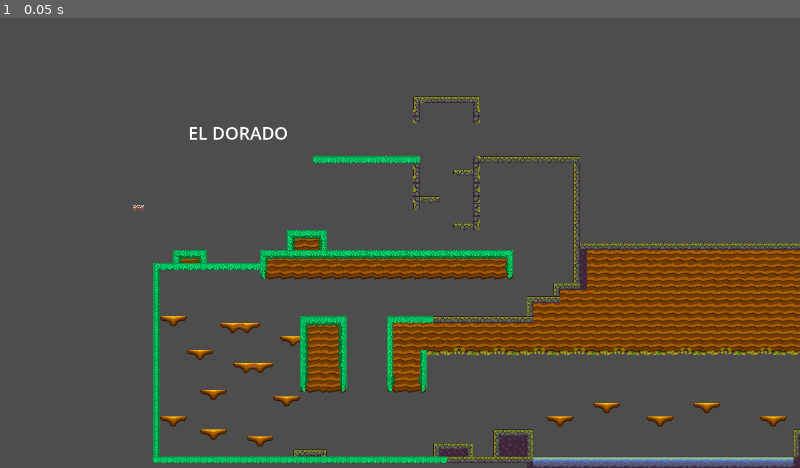
Above: before the commit, frame 1.
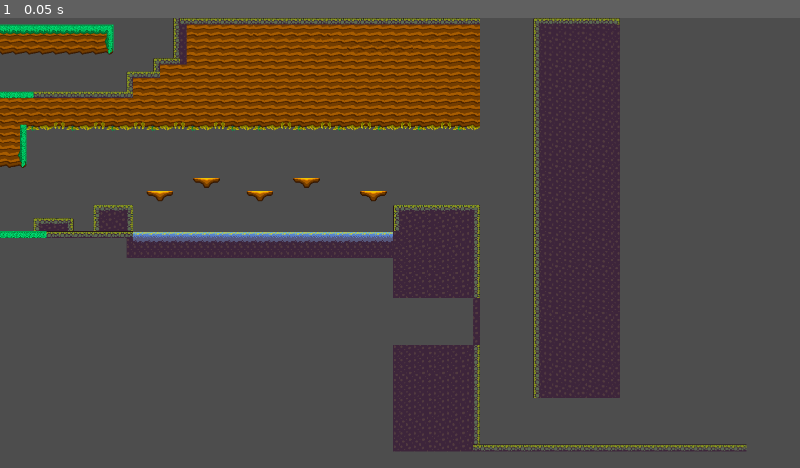
Above: after the commit, the same moment.

Repository: IES-Rafael-Alberti/GameOff2024KarambitStudios
Game: Godot game, scene res://Scenes/dorado_scene.tscn
The game is run twice, just before and just after one commit, with the same random seed, the same clock (stepped at 60 frames per second) and the same inputs. This scene is started directly instead of the project's main scene.
Inputs:
- Up to frame 1 (0.05 s): no input

The runs differ from the first frame. In frame 1, 41% of the frame differs, in the area x 0-100%, y 0-100%.

Commit message:
Trampa de pinchos

Diff:
--- a/Scenes/dorado_scene.tscn
+++ b/Scenes/dorado_scene.tscn
@@ -1,7 +1,6 @@
-[gd_scene load_steps=132 format=3 uid="uid://dwu424uv8pn8q"]
+[gd_scene load_steps=127 format=3 uid="uid://dwu424uv8pn8q"]
 
 [ext_resource type="Script" path="res://Scripts/scene_script.gd" id="1_jn1hj"]
-[ext_resource type="Texture2D" uid="uid://k56fxeu6muyw" path="res://Assets/Sprites/Traps/Spikes.png" id="3_bw0bx"]
 [ext_resource type="Texture2D" uid="uid://ds2g00ol2aoyi" path="res://Assets/TileSets/free-swamp-game-tileset-pixel-art/1 Tiles/Tileset.png" id="4_pa6m4"]
 [ext_resource type="Texture2D" uid="uid://rk0dyssih8qp" path="res://Assets/TileSets/free-swamp-game-tileset-pixel-art/1 Tiles/Tile_09.png" id="5_oetoe"]
 [ext_resource type="Texture2D" uid="uid://coispjjtriofp" path="res://Assets/TileSets/free-swamp-game-tileset-pixel-art/1 Tiles/Tile_10.png" id="6_crdce"]
@@ -64,46 +63,6 @@
 [ext_resource type="Texture2D" uid="uid://bmdrvymkdt7uw" path="res://Assets/TileSets/free-swamp-game-tileset-pixel-art/1 Tiles/Tile_06.png" id="62_g5rhb"]
 [ext_resource type="Texture2D" uid="uid://b78mbcqjcaypu" path="res://Assets/TileSets/free-swamp-game-tileset-pixel-art/1 Tiles/Tile_07.png" id="63_r2wuk"]
 [ext_resource type="Texture2D" uid="uid://boxhrpky0cu05" path="res://Assets/TileSets/free-swamp-game-tileset-pixel-art/1 Tiles/Tile_08.png" id="64_0nafc"]
-
-[sub_resource type="RectangleShape2D" id="RectangleShape2D_bsgwr"]
-size = Vector2(28, 15)
-
-[sub_resource type="Animation" id="Animation_am5dh"]
-length = 0.001
-tracks/0/type = "value"
-tracks/0/imported = false
-tracks/0/enabled = true
-tracks/0/path = NodePath(".:position")
-tracks/0/interp = 1
-tracks/0/loop_wrap = true
-tracks/0/keys = {
-"times": PackedFloat32Array(0),
-"transitions": PackedFloat32Array(1),
-"update": 0,
-"values": [Vector2(0, 6)]
-}
-
-[sub_resource type="Animation" id="Animation_kg8b8"]
-resource_name = "SpikeAnimation"
-length = 1.5
-tracks/0/type = "value"
-tracks/0/imported = false
-tracks/0/enabled = true
-tracks/0/path = NodePath(".:position")
-tracks/0/interp = 1
-tracks/0/loop_wrap = true
-tracks/0/keys = {
-"times": PackedFloat32Array(0, 0.266667, 1.23333, 1.5),
-"transitions": PackedFloat32Array(1, 1, 1, 1),
-"update": 0,
-"values": [Vector2(0, 18.5), Vector2(0, 6), Vector2(0, 6), Vector2(0, 18.5)]
-}
-
-[sub_resource type="AnimationLibrary" id="AnimationLibrary_sly8a"]
-_data = {
-"RESET": SubResource("Animation_am5dh"),
-"SpikeAnimation": SubResource("Animation_kg8b8")
-}
 
 [sub_resource type="TileSetAtlasSource" id="TileSetAtlasSource_wrf5k"]
 texture = ExtResource("4_pa6m4")
@@ -1026,25 +985,6 @@
 theme_override_font_sizes/font_size = 42
 text = "EL DORADO"
 
-[node name="SpikeTrap" type="Area2D" parent="."]
-position = Vector2(0, 6)
-
-[node name="Sprite2D" type="Sprite2D" parent="SpikeTrap"]
-texture_filter = 1
-position = Vector2(-630, -96)
-texture = ExtResource("3_bw0bx")
-
-[node name="CollisionShape2D" type="CollisionShape2D" parent="SpikeTrap"]
-position = Vector2(-628, -91)
-shape = SubResource("RectangleShape2D_bsgwr")
-
-[node name="AnimationPlayer" type="AnimationPlayer" parent="SpikeTrap"]
-libraries = {
-"": SubResource("AnimationLibrary_sly8a")
-}
-
-[node name="Camera2D" type="Camera2D" parent="."]
-
 [node name="TileMap" type="TileMap" parent="."]
 tile_set = SubResource("TileSet_jip7r")
 format = 2
--- /dev/null
+++ b/Scenes/monkey.tscn
@@ -0,0 +1,19 @@
+[gd_scene load_steps=4 format=3 uid="uid://daq4hixxbx71i"]
+
+[ext_resource type="Script" path="res://Scripts/monkey.gd" id="1_qaunr"]
+
+[sub_resource type="CanvasTexture" id="CanvasTexture_01ecm"]
+
+[sub_resource type="RectangleShape2D" id="RectangleShape2D_d3j8t"]
+
+[node name="Monkey" type="CharacterBody2D"]
+script = ExtResource("1_qaunr")
+
+[node name="SpriteMonkey" type="Sprite2D" parent="."]
+scale = Vector2(32, 32)
+texture = SubResource("CanvasTexture_01ecm")
+
+[node name="ColliderMonkey" type="CollisionShape2D" parent="."]
+shape = SubResource("RectangleShape2D_d3j8t")
+
+[node name="ShootingPoint" type="Node2D" parent="."]
--- /dev/null
+++ b/Scenes/monkey_stone.tscn
@@ -0,0 +1,13 @@
+[gd_scene load_steps=3 format=3 uid="uid://dexdfrjye1ocu"]
+
+[ext_resource type="Script" path="res://Scripts/monkey_stone.gd" id="1_vvy4f"]
+
+[sub_resource type="CircleShape2D" id="CircleShape2D_be3y3"]
+
+[node name="MonkeyStone" type="RigidBody2D"]
+script = ExtResource("1_vvy4f")
+
+[node name="SpriteStone" type="Sprite2D" parent="."]
+
+[node name="CollisionShape2D" type="CollisionShape2D" parent="."]
+shape = SubResource("CircleShape2D_be3y3")
--- a/Scenes/spike_trap.tscn
+++ b/Scenes/spike_trap.tscn
@@ -1,6 +1,6 @@
 [gd_scene load_steps=7 format=3 uid="uid://df0co5jlii1yt"]
 
-[ext_resource type="Texture2D" uid="uid://k56fxeu6muyw" path="res://Assets/Sprites/Spikes.png" id="1_5b0ge"]
+[ext_resource type="Texture2D" uid="uid://k56fxeu6muyw" path="res://Assets/Sprites/Traps/Spikes.png" id="1_5b0ge"]
 [ext_resource type="Script" path="res://Scripts/spike_trap.gd" id="1_t2hnk"]
 
 [sub_resource type="RectangleShape2D" id="RectangleShape2D_bsgwr"]
--- a/Scripts/monkey.gd
+++ b/Scripts/monkey.gd
@@ -1 +1,34 @@
 extends CharacterBody2D
+
+# Exporta para ajustar la fuerza del lanzamiento
+@export var throw_power: float = 500.0
+@export var stone_scene: PackedScene  # Escena de la piedra
+
+# Nodo del jugador
+var player: Node2D
+
+func _ready():
+	# Obtén el nodo del jugador en la escena
+	player = get_parent().get_node("Player")  # Ajusta la ruta si el jugador está en otro lugar
+
+func _process(delta: float) -> void:
+	if (player.global_position - global_position).length() < 200:  # Ajusta el rango
+		throw_stone()
+
+func throw_stone():
+	# Asegúrate de que el jugador existe antes de lanzar
+	if not player:
+		return
+
+	# Calcula la dirección hacia el jugador
+	var direction = (player.global_position - global_position).normalized()
+
+	# Instancia una nueva piedra
+	var stone = stone_scene.instantiate() as RigidBody2D
+	get_parent().add_child(stone)
+
+	# Coloca la piedra en la posición del mono
+	stone.global_position = global_position
+
+	# Aplica una fuerza en la dirección del jugador
+	stone.apply_impulse(Vector2.ZERO, direction * throw_power)
--- /dev/null
+++ b/Scripts/monkey_stone.gd
@@ -0,0 +1,15 @@
+extends RigidBody2D
+
+func _ready() -> void:
+	# Espera 3 segundos y luego elimina la piedra
+	await get_tree().create_timer(3.0).timeout
+	queue_free()
+
+func _process(delta: float) -> void:
+	if (player.global_position - global_position).length() < 200:  # Ajusta el rango
+		throw_stone()
+
+
+func _on_body_entered(body: Node) -> void:
+	if body.name == "Player":
+		queue_free()  # Elimina la piedra al chocar con el jugador
--- a/Scripts/spike_trap.gd
+++ b/Scripts/spike_trap.gd
@@ -4,7 +4,6 @@
 var player_dmg
 
 
-
 func _on_body_entered(body: Node2D) -> void:
 	if body.name == "Player":
 		body.health - player_dmg
